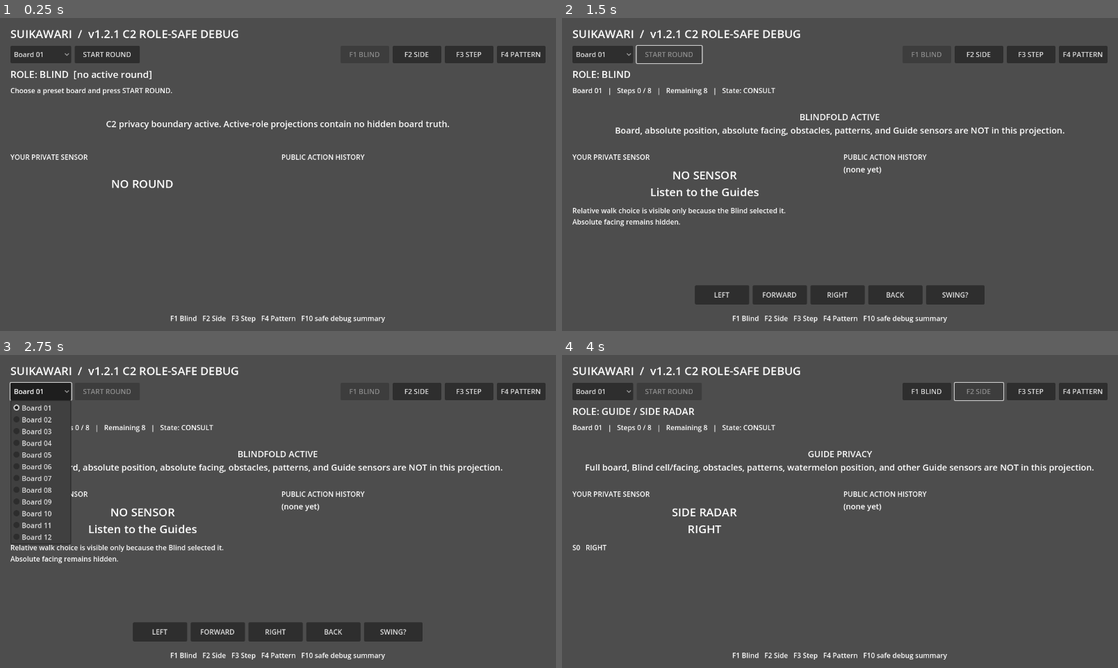
Above: before the commit, frames 1-4 (two rows, left to right).
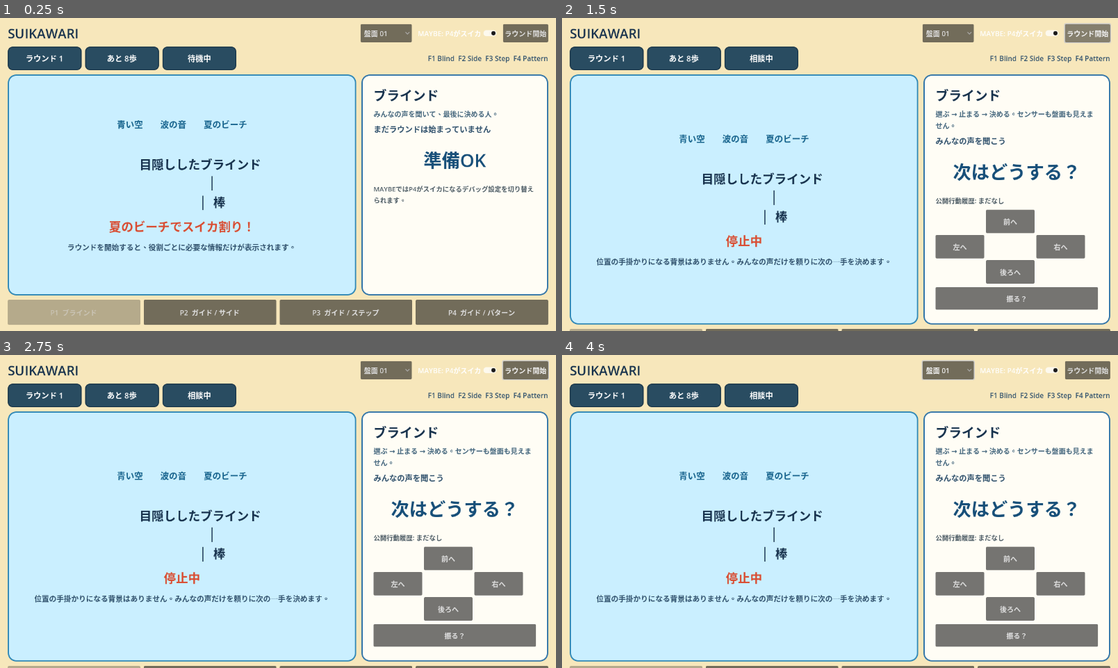
Above: after the commit, the same moments.

Repository: madowaku/vertical-slice
Game: Godot game, scene res://scenes/debug/local_debug_slice.tscn
Same seed, same stepped clock (60 frames per second), same inputs: the game is played once before the commit and once after it.
Inputs (mouse positions are in pixels of both pictures, inside the frame that each line leads up to):
- Up to frame 1 (0.25 s): no input
- Up to frame 2 (1.5 s): click "START ROUND" (after the commit: "ラウンド開始") at 0.5 s; click (1090, 33) at 1.25 s, where only the run after the commit has a clickable "ラウンド開始"
- Up to frame 3 (2.75 s): click (38, 392) at 2 s, where only the run before the commit has a clickable "Board 01"
- Up to frame 4 (4 s): click (945, 370) at 2.75 s, where only the run after the commit has a clickable "盤面 01"; click (979, 392) at 3.5 s, where only the run before the commit has a clickable "F2 SIDE"

The runs differ from the first frame. In frame 1, 100% of the frame differs, in the area x 0-100%, y 0-100%; in frame 2, 100%; in frame 3, 100%; in frame 4, 100%.

Commit message:
feat(ui): switch main debug scene to C4 screen

Diff:
--- a/scenes/debug/local_debug_slice.tscn
+++ b/scenes/debug/local_debug_slice.tscn
@@ -1,12 +1,12 @@
 [gd_scene load_steps=2 format=3]
 
-[ext_resource path="res://scripts/debug/local_debug_slice_c2.gd" type="Script" id="1_debug"]
+[ext_resource path="res://scripts/ui/suikawari_c4_screen.gd" type="Script" id="1_c4"]
 
-[node name="LocalDebugSlice" type="Control"]
+[node name="SuikawariC4" type="Control"]
 layout_mode = 3
 anchors_preset = 15
 anchor_right = 1.0
 anchor_bottom = 1.0
 grow_horizontal = 2
 grow_vertical = 2
-script = ExtResource("1_debug")
+script = ExtResource("1_c4")
